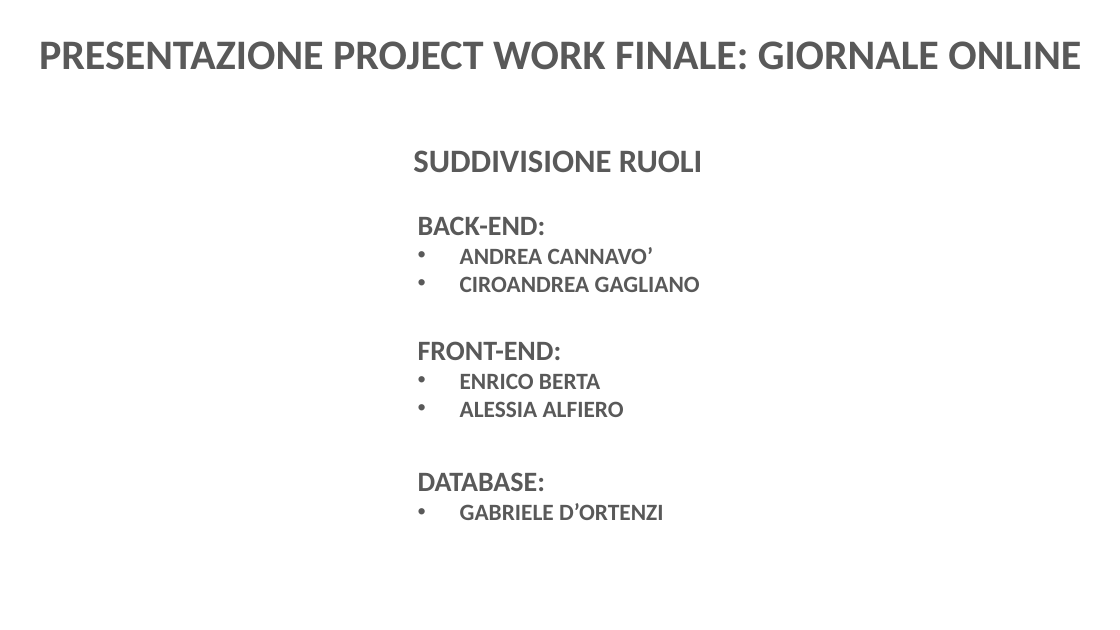
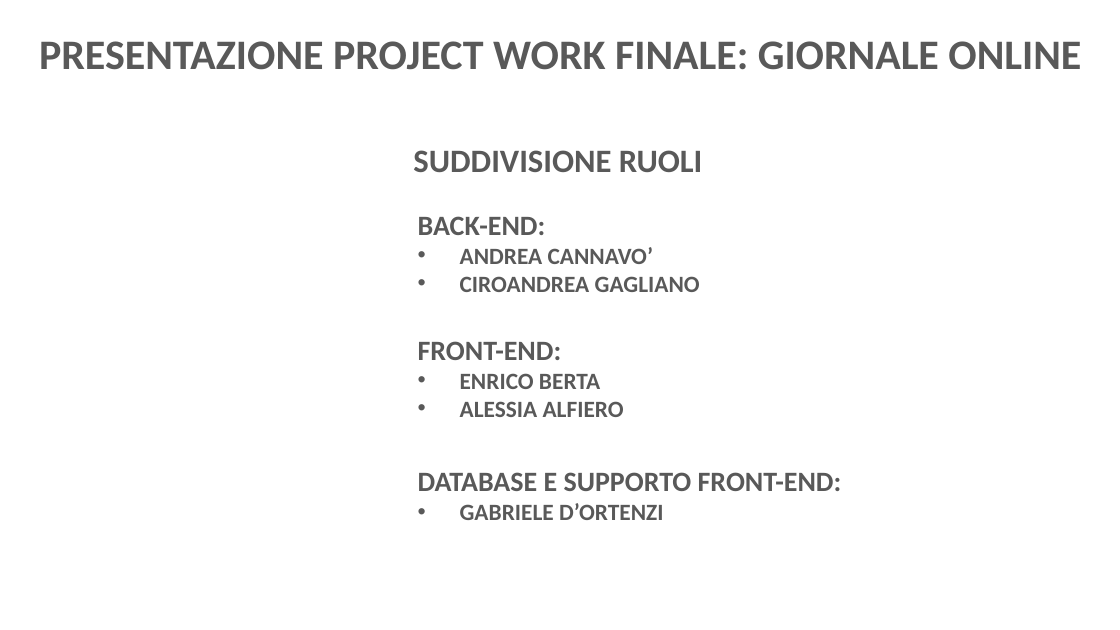
Before and after one commit to nDr3K/GiornaleOnlinePW, a slide deck: slide 3 of Presentazione Project Giornale.pptx (slide 2 before the commit). Drawn at 1120x630 pixels with LibreOffice and Linux fonts; fonts in the diff are those of the drawing; background and template pictures are left out. Boxes give left, top, right and bottom in pixels: in the first picture for what was removed or moved away, otherwise in the second. Text is boxed around its words. In the diff, an @@ line names an element or a change of style, - is before the commit and + after.

```diff
--- a/Presentazione Project Giornale.pptx
+++ b/Presentazione Project Giornale.pptx
@@ text at (418,472,842,491): text changed @@
-DATABASE:
+DATABASE E SUPPORTO FRONT-END:
```
Also in this commit, not shown: 2 other slides changed, 1 slide added.
